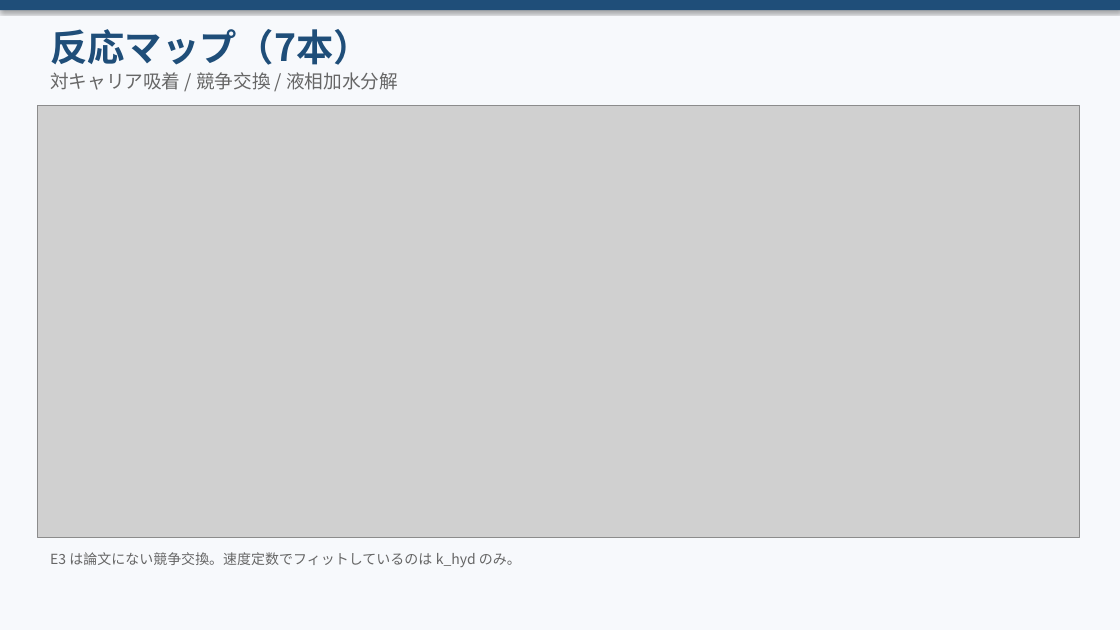
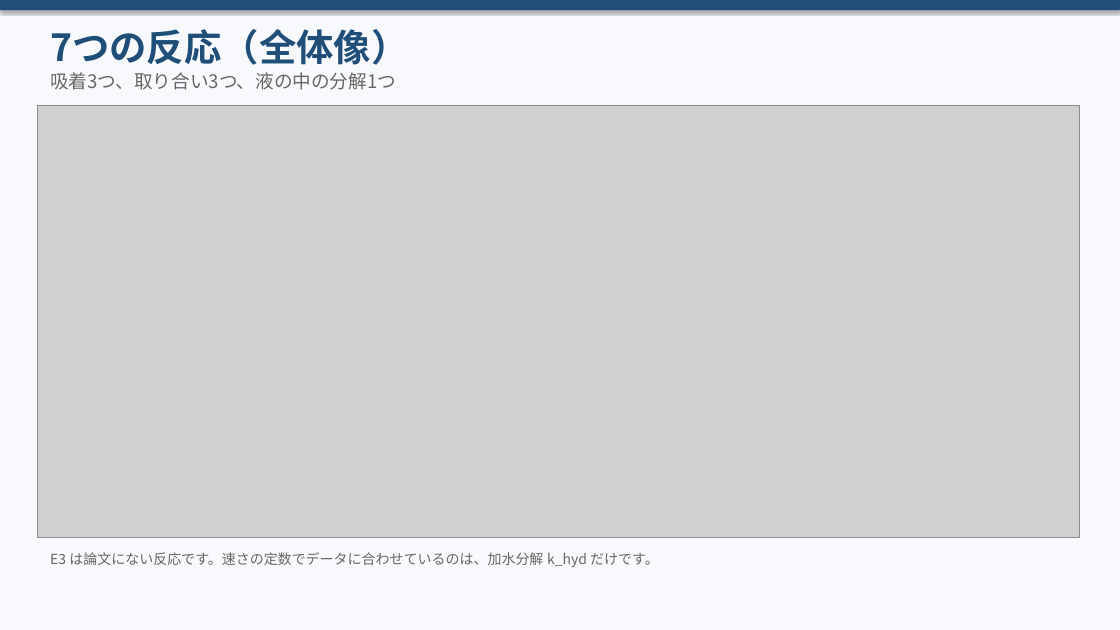
Before and after one commit to zhexingwang/ppt, a slide deck: slide 4 of decks/04_反応一覧_VE貢献_v4/反応一覧_定数_VE出口貢献_v4.pptx (slide 3 before the commit). Drawn at 1120x630 pixels with LibreOffice and Linux fonts; fonts in the diff are those of the drawing; grey boxes stand for pictures. Boxes give left, top, right and bottom in pixels: in the first picture for what was removed or moved away, otherwise in the second. Text is boxed around its words. In the diff, an @@ line names an element or a change of style, - is before the commit and + after.

```diff
--- a/decks/04_反応一覧_VE貢献_v4/反応一覧_定数_VE出口貢献_v4.pptx
+++ b/decks/04_反応一覧_VE貢献_v4/反応一覧_定数_VE出口貢献_v4.pptx
@@ text at <box>50,29,408,65</box>: text changed @@
-反応マップ（7本）
+7つの反応（全体像）
@@ text at <box>50,72,396,90</box>: text changed @@
-対キャリア吸着 / 競争交換 / 液相加水分解
+吸着3つ、取り合い3つ、液の中の分解1つ
@@ text at <box>50,552,659,567</box>: text changed @@
-E3 は論文にない競争交換。速度定数でフィットしているのは k_hyd のみ。
+E3 は論文にない反応です。速さの定数でデータに合わせているのは、加水分解 k_hyd だけです。
```
Also in this commit, not shown: 12 other slides changed, 1 slide added, 18 other files.
